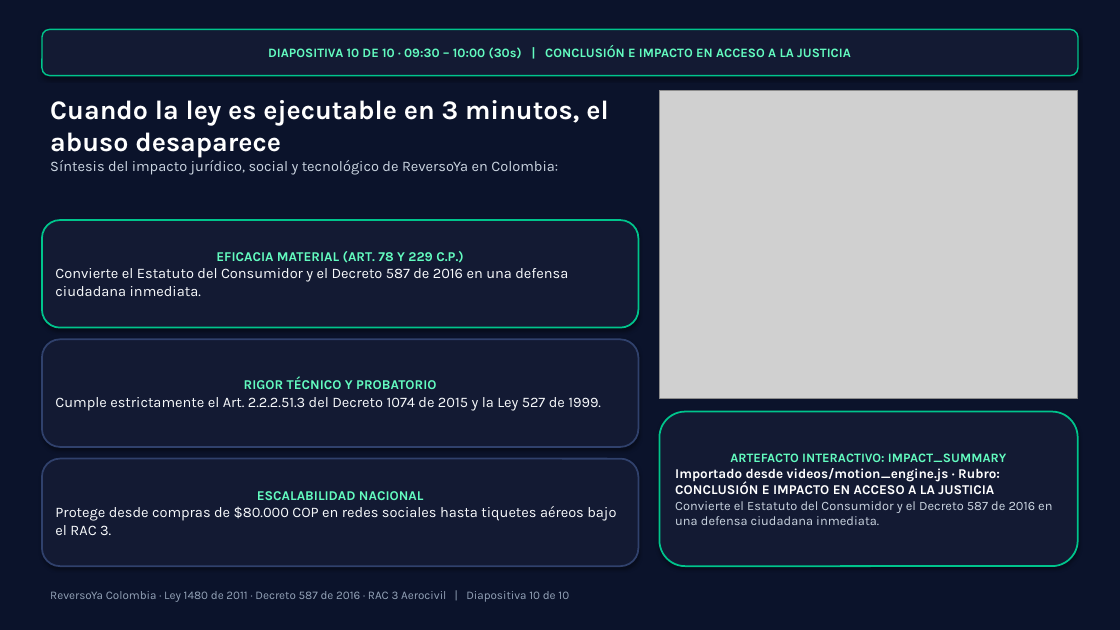
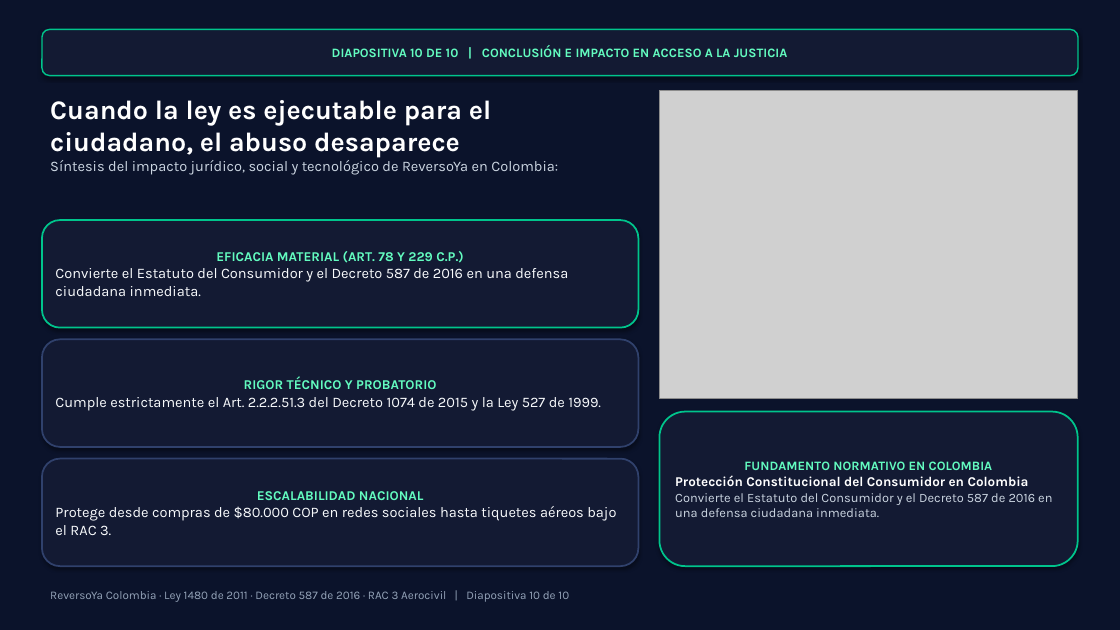
Before and after one commit to seagomezar/reversoya, a slide deck: slide 10 of ReversoYa_Presentacion_10Minutos.pptx. Drawn at 1120x630 pixels with LibreOffice and Linux fonts; fonts in the diff are those of the drawing; grey boxes stand for pictures. Boxes give left, top, right and bottom in pixels: in the first picture for what was removed or moved away, otherwise in the second. Text is boxed around its words. In the diff, an @@ line names an element or a change of style, - is before the commit and + after.

```diff
--- a/ReversoYa_Presentacion_10Minutos.pptx
+++ b/ReversoYa_Presentacion_10Minutos.pptx
@@ text in rounded rectangle at bbox=[332, 45, 788, 57]: text changed @@
-DIAPOSITIVA 10 DE 10 · 09:30 – 10:00 (30s) | CONCLUSIÓN E IMPACTO EN ACCESO A LA JUSTICIA
+DIAPOSITIVA 10 DE 10 | CONCLUSIÓN E IMPACTO EN ACCESO A LA JUSTICIA
@@ text at bbox=[50, 100, 491, 158]: text changed @@
-Cuando la ley es ejecutable en 3 minutos, el abuso desaparece
+Cuando la ley es ejecutable para el ciudadano, el abuso desaparece
@@ text in rounded rectangle at bbox=[675, 461, 1029, 486]: text changed @@
-ARTEFACTO INTERACTIVO: IMPACT_SUMMARY
-Importado desde videos/motion_engine.js · Rubro: CONCLUSIÓN E IMPACTO EN ACCESO A LA JUSTICIA
+FUNDAMENTO NORMATIVO EN COLOMBIA
+Protección Constitucional del Consumidor en Colombia
```
Also in this commit, not shown: 9 other slides changed, 12 other files.
